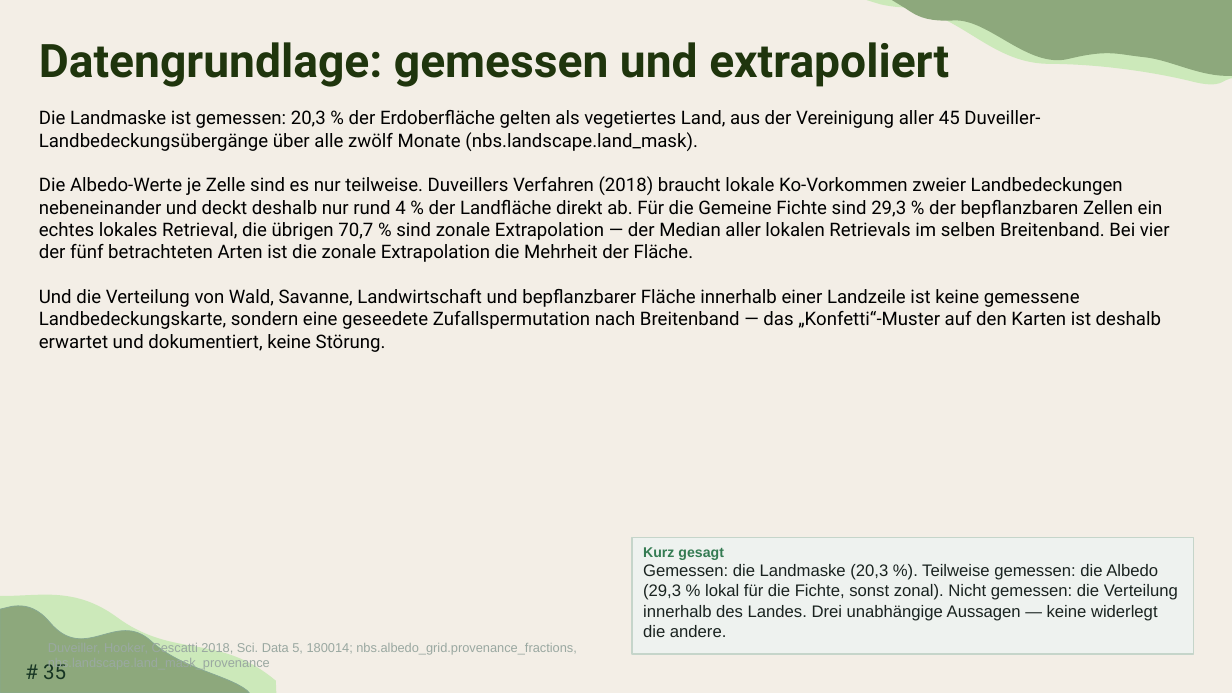
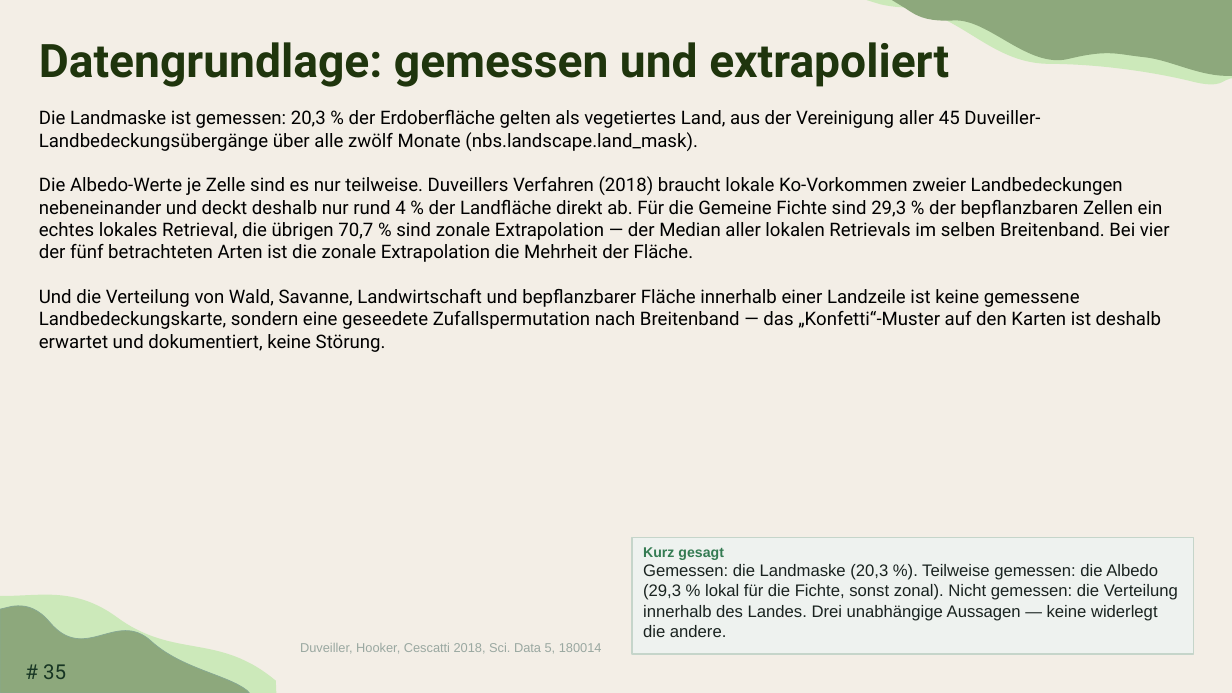
Before and after one commit to TimoDiepers/woodway, a slide deck: slide 35 of docs/slides/dissvortrag.pptx. Drawn at 1232x693 pixels with LibreOffice and Linux fonts; fonts in the diff are those of the drawing. Boxes give left, top, right and bottom in pixels: in the first picture for what was removed or moved away, otherwise in the second. Text is boxed around its words. In the diff, an @@ line names an element or a change of style, - is before the commit and + after.

```diff
--- a/docs/slides/dissvortrag.pptx
+++ b/docs/slides/dissvortrag.pptx
@@ text at box(300, 643, 602, 654): text changed @@
-Duveiller, Hooker, Cescatti 2018, Sci. Data 5, 180014; nbs.albedo_grid.provenance_fractions, nbs.landscape.land_mask_provenance
+Duveiller, Hooker, Cescatti 2018, Sci. Data 5, 180014
```
Also in this commit, not shown: 11 other slides changed.
